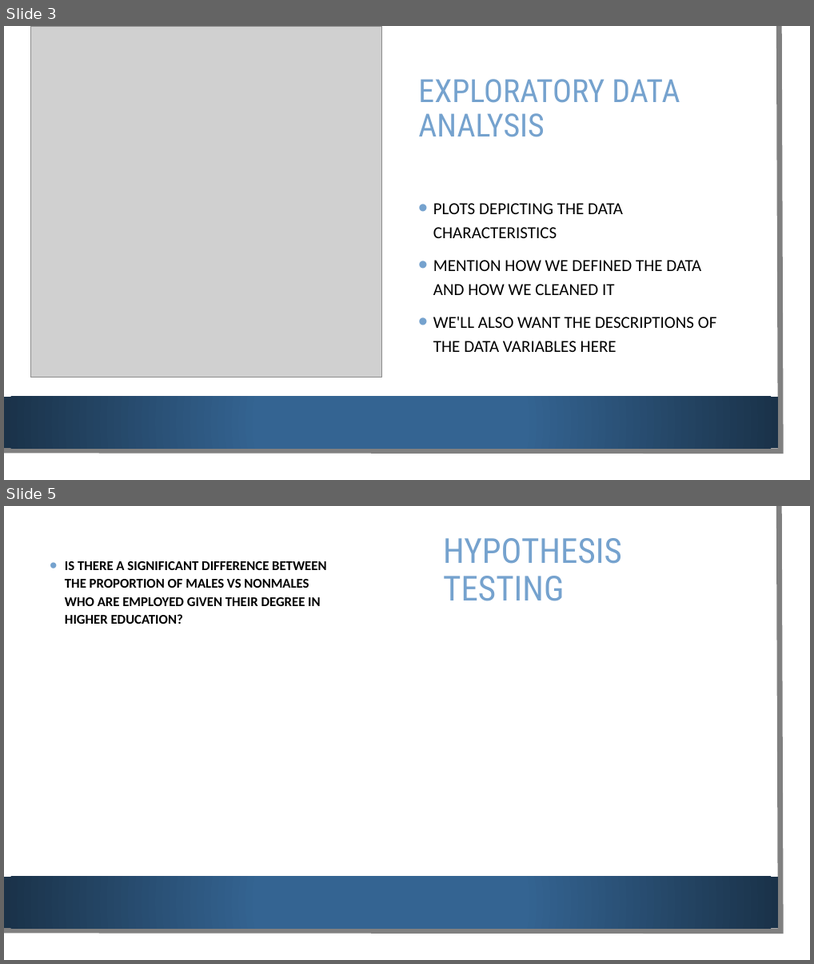
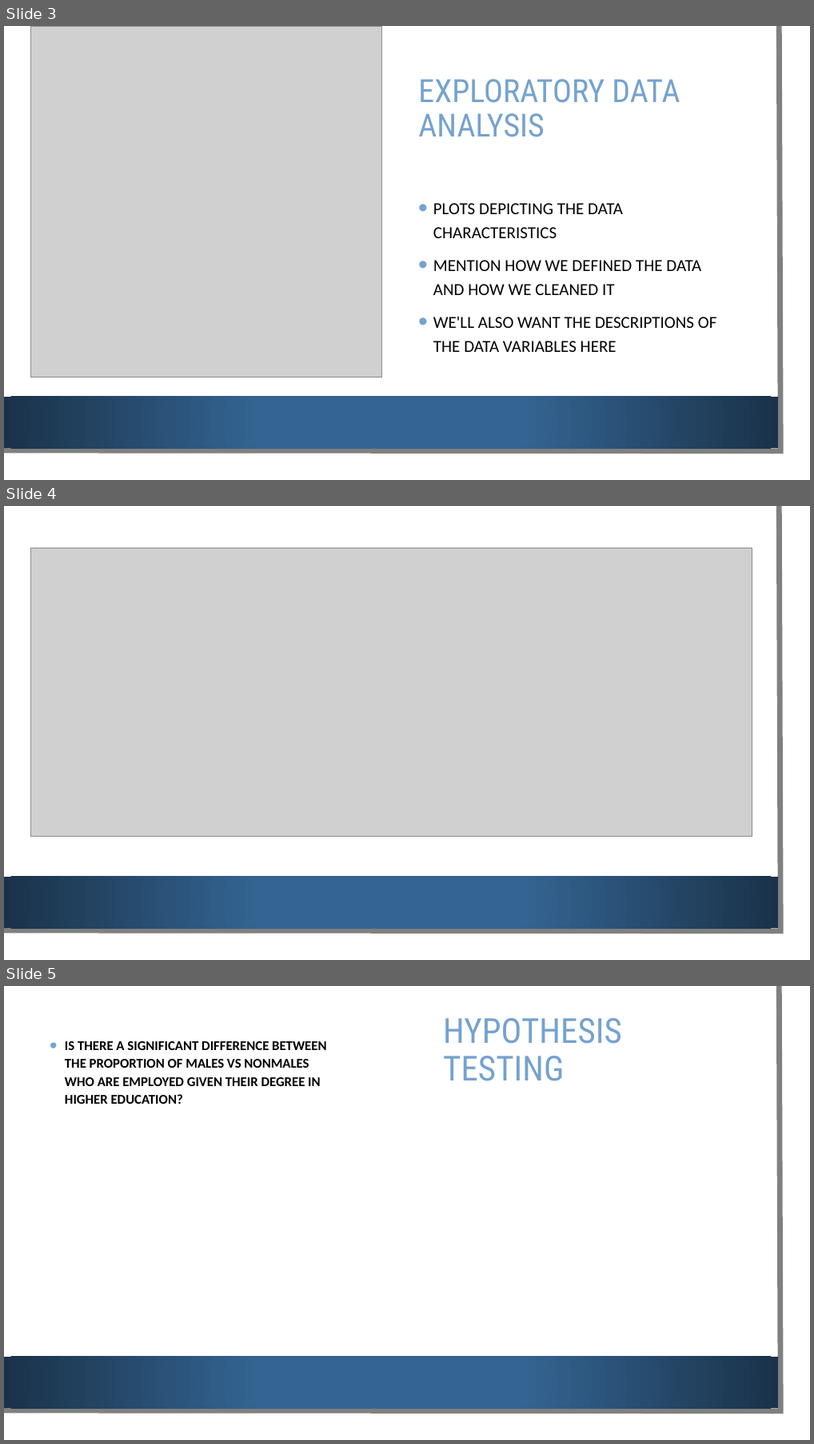
Before and after one commit to NemaPuthanveetil/DATS6101-Team-Global-Project, a slide deck: Presentation for Data Science 101.pptx. Shown one above the other, each under a label of ours: slides 3 and 5 before the commit, slides 3, 4 and 5 after it; the slides between them are not shown. The pictures are 814x964 and 814x1444 pixels, drawn with LibreOffice and Linux fonts; fonts in the diff are those of the drawing; grey boxes stand for pictures; background and template pictures are left out. Boxes give left, top, right and bottom in pixels: in the first picture for what was removed or moved away, otherwise in the second. Text is boxed around its words. In the diff, an @@ line names an element or a change of style, - is before the commit and + after.

```diff
--- a/Presentation for Data Science 101.pptx
+++ b/Presentation for Data Science 101.pptx
@@ slide 4 added at [4, 506, 810, 960], background picture (left out); not listed: 1 template element that a slide beside it also shows @@
@@ rectangle added at [4, 506, 797, 946], fill #FFFFFF @@
@@ freeform shape added at [4, 506, 782, 931], outline #808080 6.5 pt @@
@@ picture added at [30, 548, 752, 836] @@
@@ rectangle added at [4, 876, 778, 928], fill gradient #346492 to #1A3249 @@
```
Also in this commit, not shown: 6 slides changed, 1 other slide added, 2 slides removed.
